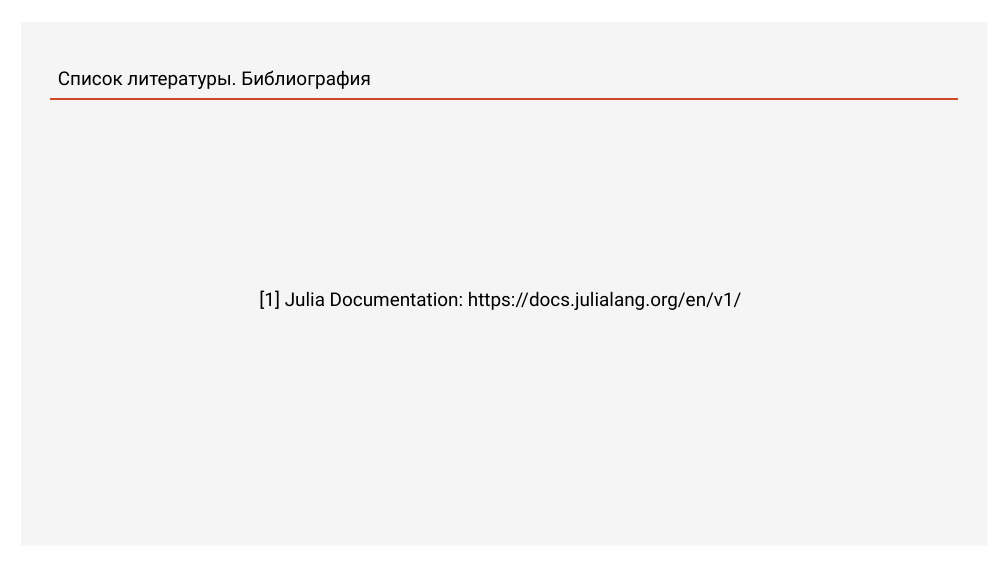
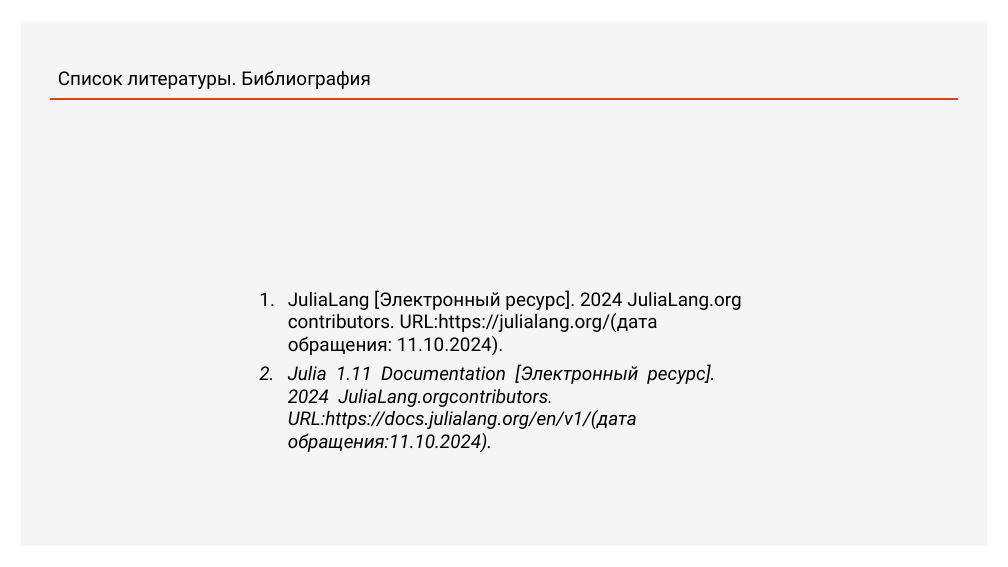
Before and after one commit to bulat-abubakarovich-isaev/K, a slide deck: slide 20 of lab8/presentation/presentation.pptx (slide 18 before the commit). Drawn at 1008x567 pixels with LibreOffice and Linux fonts; fonts in the diff are those of the drawing. Boxes give left, top, right and bottom in pixels: in the first picture for what was removed or moved away, otherwise in the second. Text is boxed around its words. In the diff, an @@ line names an element or a change of style, - is before the commit and + after.

```diff
--- a/lab8/presentation/presentation.pptx
+++ b/lab8/presentation/presentation.pptx
@@ text at (288, 290, 741, 452): text changed; italic on @@
-[1] Julia Documentation: https://docs.julialang.org/en/v1/
+1. JuliaLang [Электронный ресурс]. 2024 JuliaLang.org contributors. URL:https://julialang.org/(дата обращения: 11.10.2024).
+2. Julia 1.11 Documentation [Электронный ресурс]. 2024 JuliaLang.orgcontributors. URL:https://docs.julialang.org/en/v1/(дата обращения:11.10.2024).
```
Also in this commit, not shown: 3 other slides changed, 15 slides added, 13 slides removed, 3 other files.
